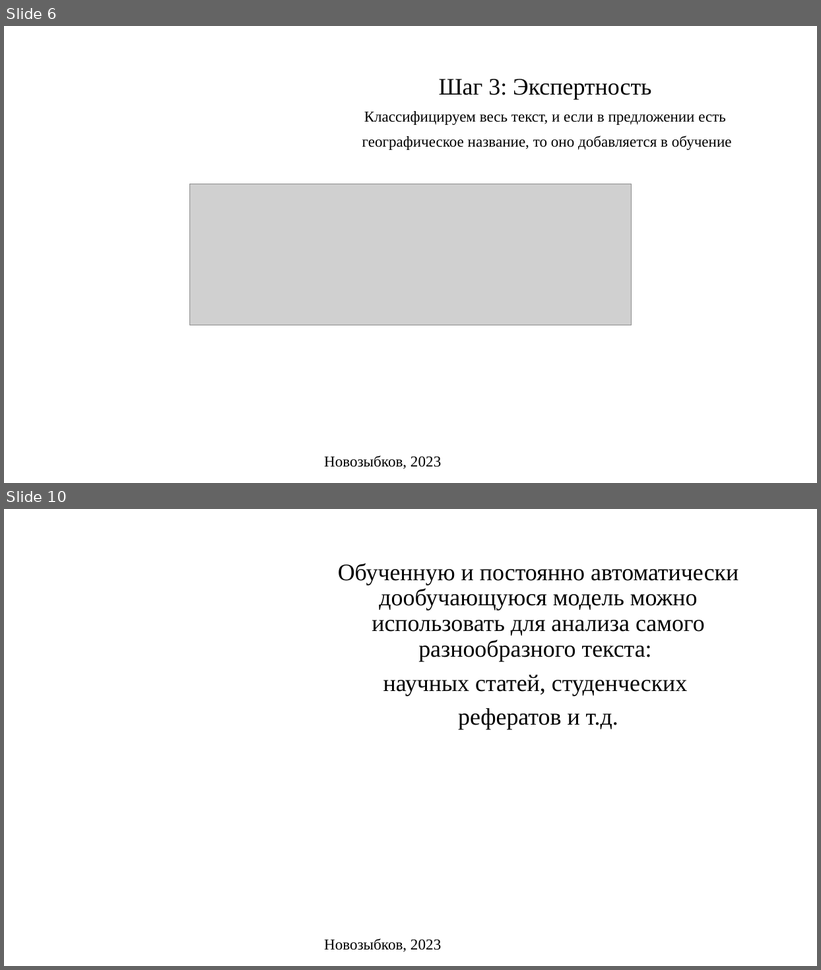
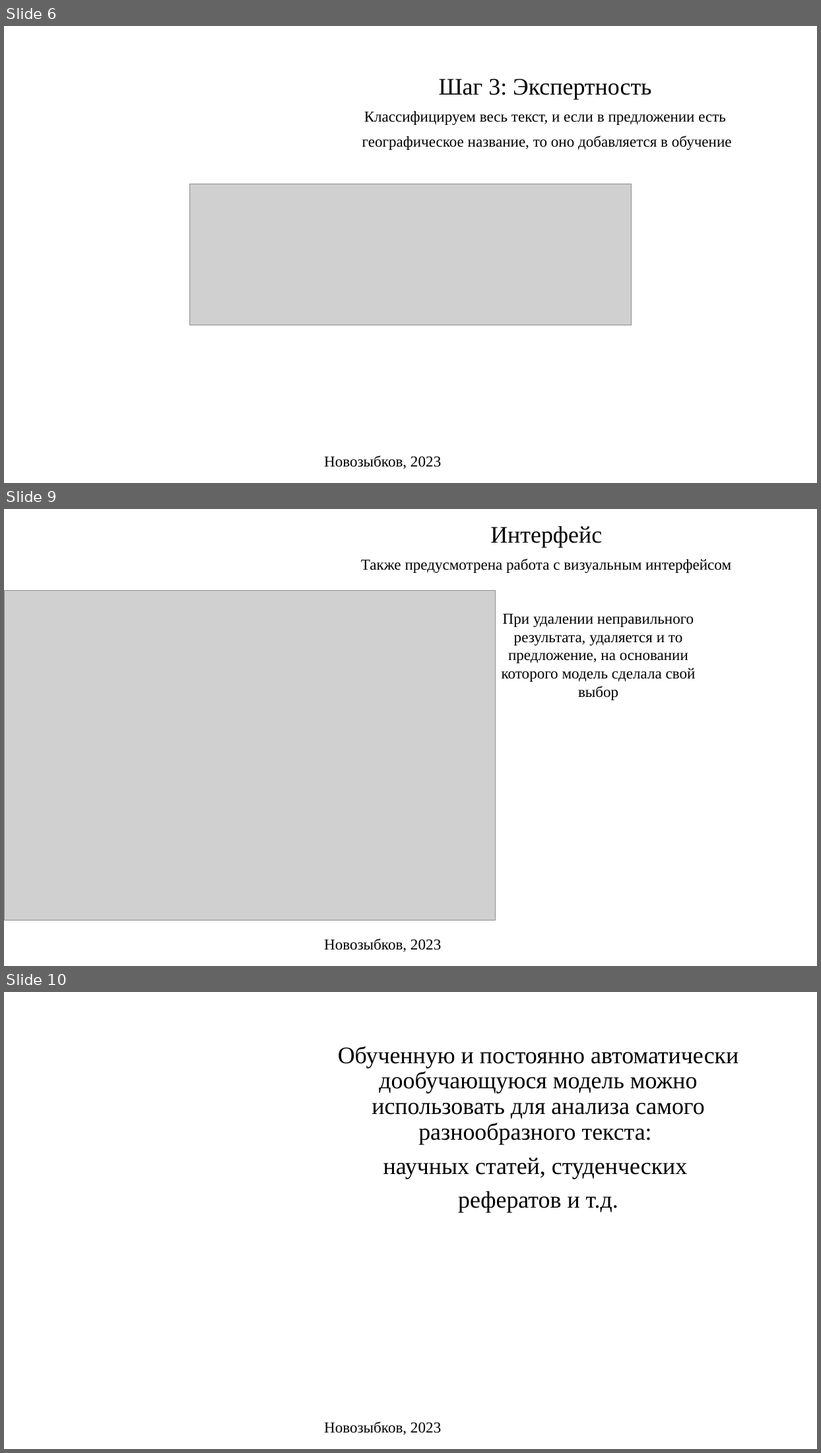
Before and after one commit to steelfeet/19.05.23-969064-farma, a slide deck: Презентация_v1.pptx. Shown one above the other, each under a label of ours: slides 6 and 10 before the commit, slides 6, 9 and 10 after it; the slides between them are not shown. The pictures are 821x970 and 821x1453 pixels, drawn with LibreOffice and Linux fonts; fonts in the diff are those of the drawing; grey boxes stand for pictures; background and template pictures are left out. Boxes give left, top, right and bottom in pixels: in the first picture for what was removed or moved away, otherwise in the second. Text is boxed around its words. In the diff, an @@ line names an element or a change of style, - is before the commit and + after.

```diff
--- a/Презентация_v1.pptx
+++ b/Презентация_v1.pptx
@@ slide 9 added at (4,509,817,966), background picture (left out) @@
@@ text added at (361,526,731,573), 18 pt, text #000000 @@
+Интерфейс
+Также предусмотрена работа с визуальным интерфейсом
@@ picture added at (4,591,495,921) @@
@@ text added at (502,614,696,700), 18 pt, text #000000 @@
+При удалении неправильного результата, удаляется и то предложение, на основании которого модель сделала свой выбор
@@ text added at (324,939,441,953), 18 pt, text #000000 @@
+Новозыбков, 2023
```
Also in this commit, not shown: 3 slides changed, 1 slide removed, 1 other file.
